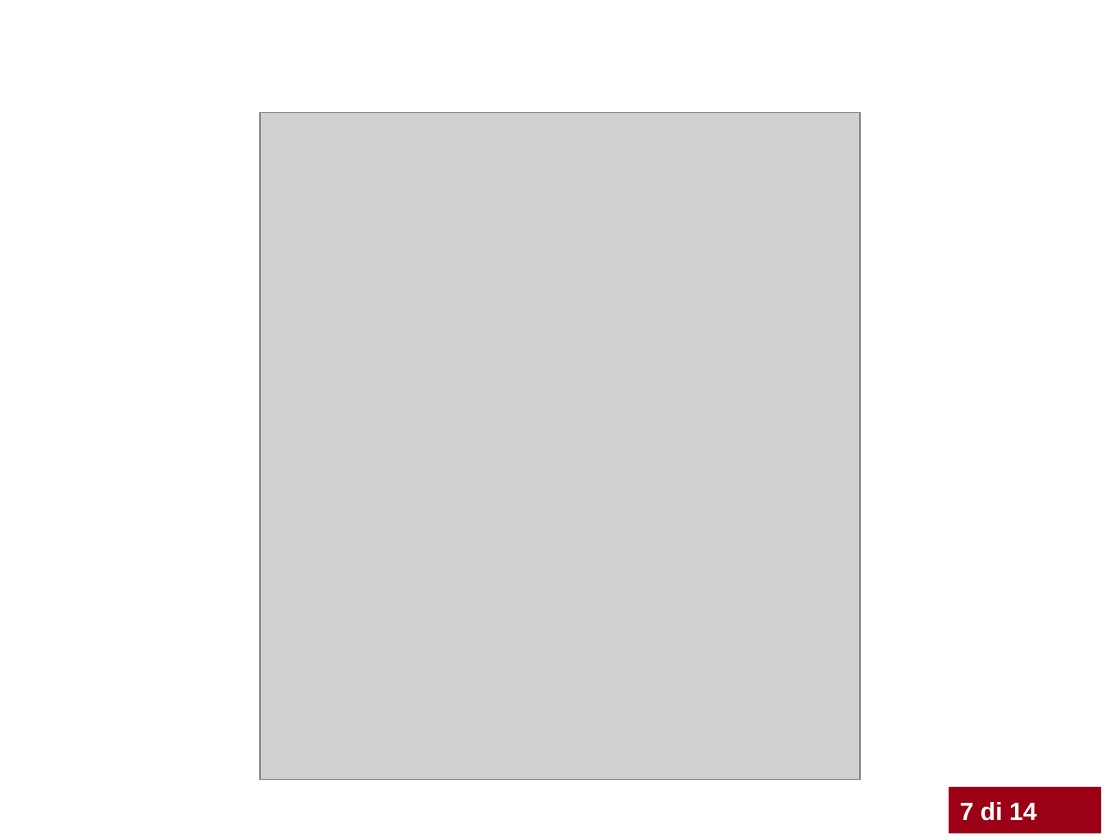
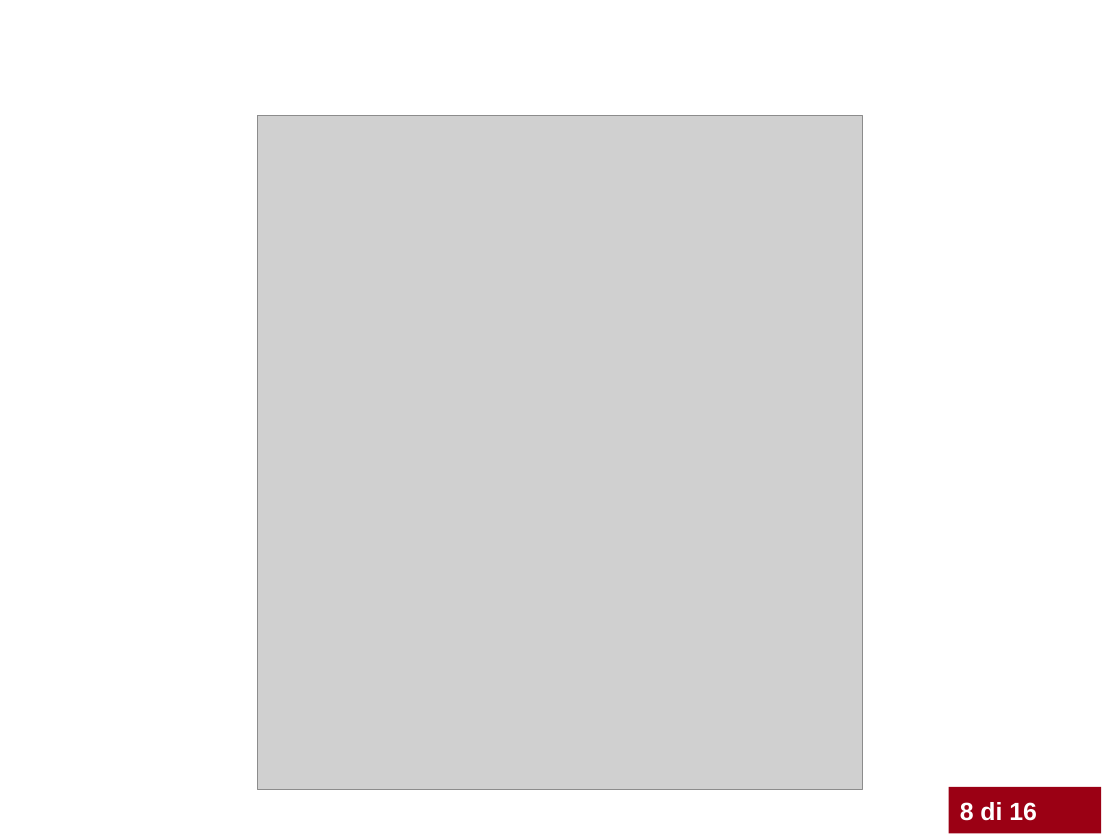
Before and after one commit to rikyb/Qontainer, a slide deck: slide 9 of presentazione/presentazione basso riccardo.pptx (slide 8 before the commit). Drawn at 1120x840 pixels with LibreOffice and Linux fonts; fonts in the diff are those of the drawing; grey boxes stand for pictures; background and template pictures are left out. Boxes give left, top, right and bottom in pixels: in the first picture for what was removed or moved away, otherwise in the second. Text is boxed around its words. In the diff, an @@ line names an element or a change of style, - is before the commit and + after.

```diff
--- a/presentazione/presentazione basso riccardo.pptx
+++ b/presentazione/presentazione basso riccardo.pptx
@@ picture: place and size @@
-picture at [260,112,860,778]
+picture at [258,115,862,790]
@@ text in rectangle at [960,802,1037,821]: text changed @@
-7 di 14
+8 di 16
@@ page number at [1018,809,1045,821]: text changed @@
-8/10
+9/10
```
Also in this commit, not shown: 12 other slides changed, 3 slides added, 1 slide removed, 6 other files.
